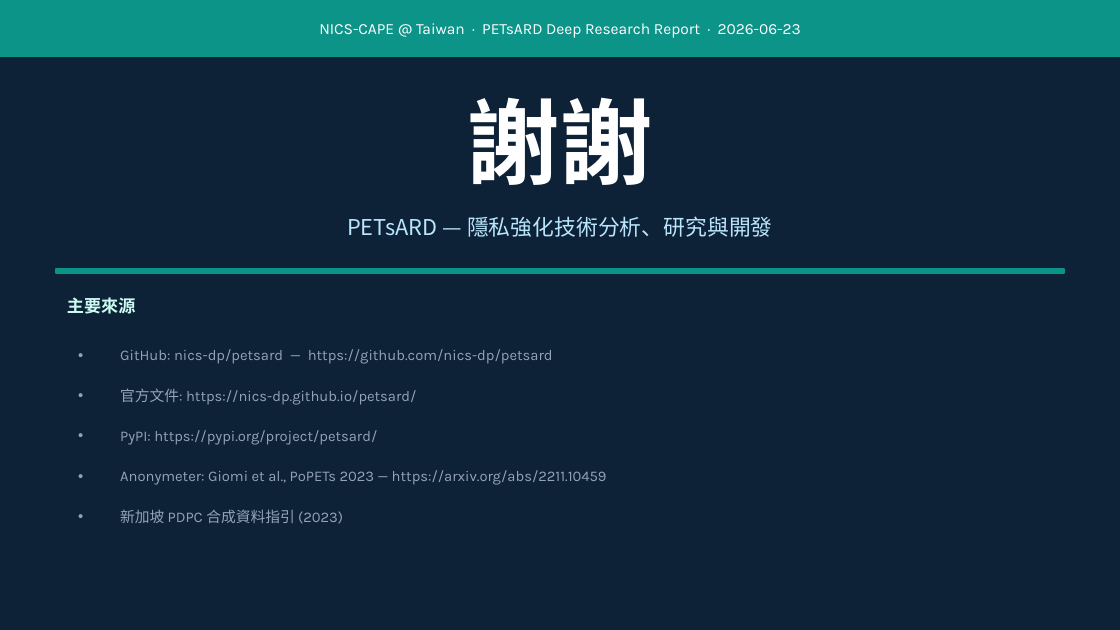
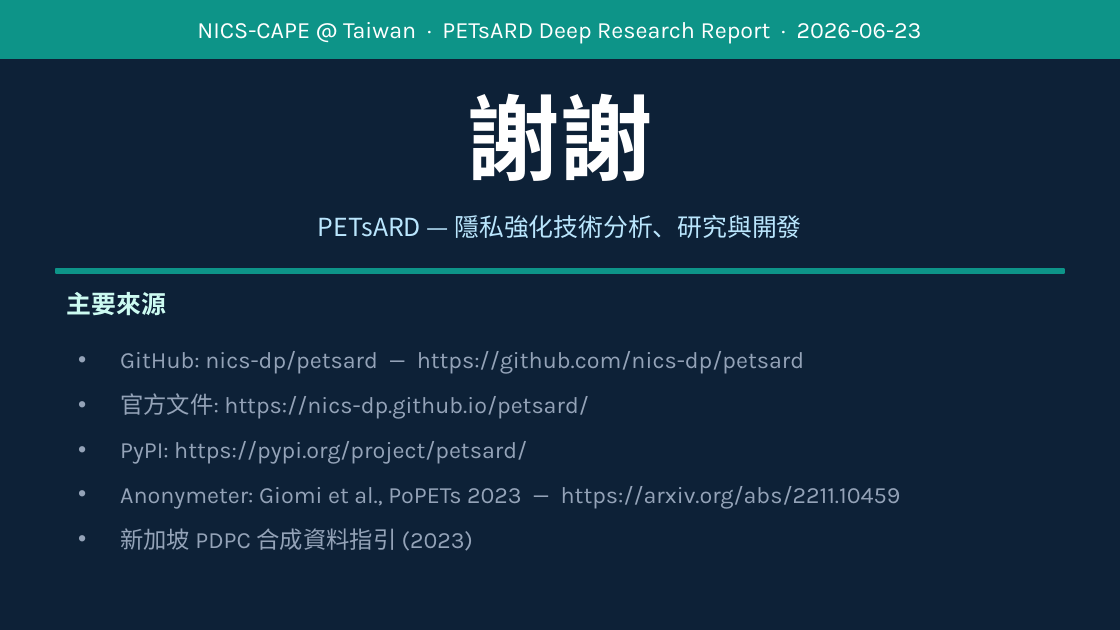
Before and after one commit to wangsc2024/knowledge, a slide deck: slide 17 of public/presentations/petsard-research-20260623.pptx. Drawn at 1120x630 pixels with LibreOffice and Linux fonts; fonts in the diff are those of the drawing. Boxes give left, top, right and bottom in pixels: in the first picture for what was removed or moved away, otherwise in the second. Text is boxed around its words. In the diff, an @@ line names an element or a change of style, - is before the commit and + after.

Commit message:
feat(presentations): 更新 PETsARD 簡報（fontSize ≥ 15 全面合規）

```diff
--- a/public/presentations/petsard-research-20260623.pptx
+++ b/public/presentations/petsard-research-20260623.pptx
@@ text "NICS-CAPE @ Taiwan · PETsARD ..." at (197, 22, 922, 43): size 10 to 15 pt @@
@@ text "謝謝": place and size @@
-text "謝謝" at (467, 97, 654, 185)
+text "謝謝" at (467, 93, 654, 181)
@@ text "PETsARD — 隱私強化技術分析、研究與開發" at (318, 215, 801, 238): size 14 to 16 pt @@
@@ text "主要來源" at (67, 292, 166, 316): size 11 to 16 pt @@
@@ text "PyPI: https://pypi.org/project/petsard/": place and size @@
-text "PyPI: https://pypi.org/project/petsard/" at (120, 430, 377, 445)
+text "PyPI: https://pypi.org/project/petsard/" at (120, 441, 527, 463)
@@ text "Anonymeter: Giomi et al., PoPETs ...": place and size @@
-text "Anonymeter: Giomi et al., PoPETs ..." at (120, 470, 607, 485)
+text "Anonymeter: Giomi et al., PoPETs ..." at (120, 486, 901, 508)
@@ size 9.5 to 15 pt in 5 elements at (120, 351, 804, 374), (120, 393, 588, 419), (120, 441, 527, 463), (120, 486, 901, 508), (120, 528, 473, 551) @@
@@ text "新加坡 PDPC 合成資料指引 (2023)": place and size @@
-text "新加坡 PDPC 合成資料指引 (2023)" at (120, 509, 343, 524)
+text "新加坡 PDPC 合成資料指引 (2023)" at (120, 528, 473, 551)
```
Also in this commit, not shown: 16 other slides changed.
